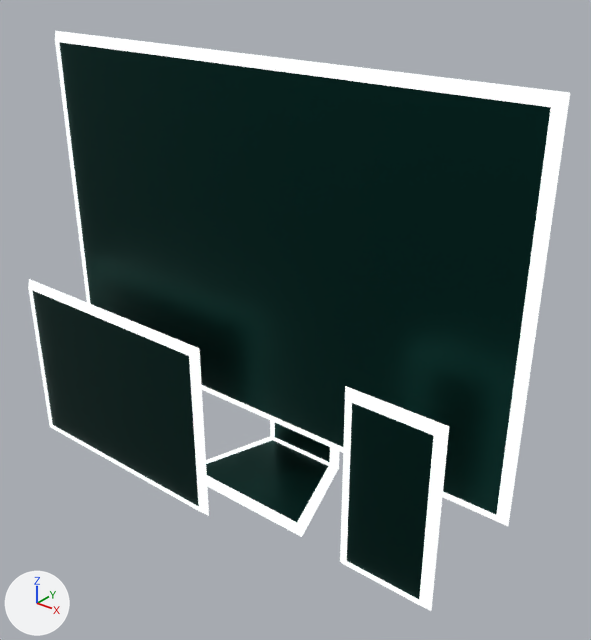
Two versions of the glTF model public/models/icon1.glb, one commit apart.
Before and after are seen from a 50 mm camera at (1.79, -2.01, 1.22) aimed at (0.08, 0.11, -0.1). Arrows for +X, +Y and +Z are at lower left; the lights stay in place. Vertices at the same position are counted once.

Objects in the first picture: 'edge', 'model'.
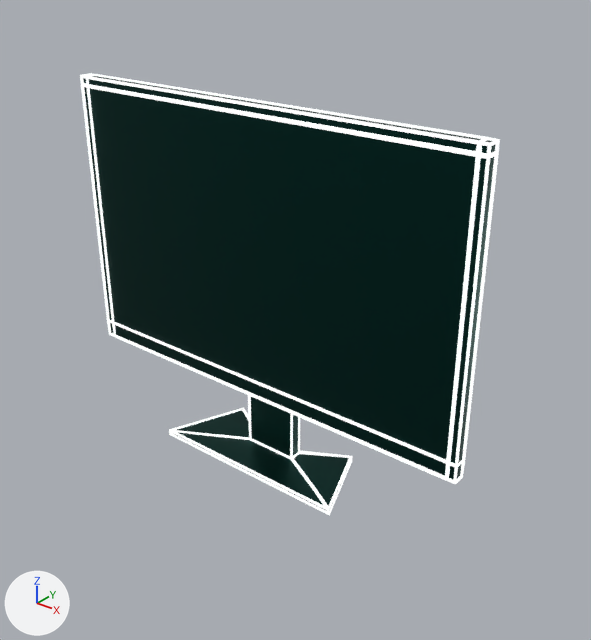
Location of each change, [x1, y1, x2, y2] in pixels of the pictures (591 x 640 px):
```json
{"object": "model", "change": "reshaped, moved", "before": [32, 42, 551, 599], "after": [83, 76, 496, 511], "on screen": "20% narrower, 22% shorter"}
{"object": "edge", "change": "reshaped, moved", "before": [28, 31, 570, 611], "after": [80, 73, 500, 516], "on screen": "22% narrower, 24% shorter"}
{"part": 1, "of": "me_plane_007", "change": "deleted", "before": [347, 403, 433, 599], "on screen": "black"}
{"part": 2, "of": "me_plane_007", "change": "deleted", "before": [32, 290, 199, 506], "on screen": "black"}
{"part": 3, "of": "me_plane_007", "change": "built on", "before": [59, 42, 551, 522], "after": [83, 76, 496, 511]}
{"part": 4, "of": "me_plane_001", "change": "rebuilt", "before": [55, 31, 570, 526], "after": [80, 73, 500, 516], "on screen": "18% narrower, 10% shorter"}
{"part": 5, "of": "me_plane_001", "change": "deleted", "before": [340, 386, 449, 611]}
{"part": 6, "of": "me_plane_001", "change": "deleted", "before": [28, 279, 209, 516]}
{"part": 7, "of": "me_plane_001", "change": "deleted", "before": [206, 421, 340, 537]}
```

The change, as JSON lines over the scene's bpy script:
```json
{"block": "me_plane_001", "where": "# used by ob_edge; location = (0.0, 0.0, 0.05)"}
{"op": "remove", "block": "me_plane_001", "code": "me_plane_001.from_pydata(...)  # 74 vertices, 152 faces; spans x -1.16..1.03, y -0.24..0.3, z -0.98..0.79"}
{"op": "add", "block": "me_plane_001", "code": "me_plane_001.from_pydata(...)  # 392 vertices, 1056 faces; spans x -0.85..0.85, y -0.1..0.22, z -0.7..0.7"}
{"block": "me_plane_001", "change": "me_plane_001 part 4: the loose piece of 16 vertices spanning x -1.03..1.03, y -0.01..0.04, z -0.56..0.79 is rebuilt with 392 vertices and now spans x -0.85..0.85, y -0.1..0.22, z -0.7..0.7"}
{"block": "me_plane_001", "change": "me_plane_001 part 5: the loose piece of 16 vertices spanning x 0.54..0.9, y -0.24..-0.19, z -0.81..-0.11 is deleted"}
{"block": "me_plane_001", "change": "me_plane_001 part 6: the loose piece of 16 vertices spanning x -1.16..-0.13, y -0.21..-0.15, z -0.98..-0.22 is deleted"}
{"block": "me_plane_001", "change": "me_plane_001 part 7"}
{"block": "me_plane_001", "change": "26 vertices are removed from x -0.32..0.32, y -0.15..0.3, z -0.9..0.24"}
{"block": "me_plane_001", "change": "56 faces are deleted"}
{"block": "me_plane_007", "where": "# used by ob_model"}
{"op": "remove", "block": "me_plane_007", "code": "me_plane_007.from_pydata(...)  # 18 vertices, 10 faces; spans x -1.13..1.0, y -0.23..0.26, z -0.95..0.76"}
{"op": "add", "block": "me_plane_007", "code": "me_plane_007.from_pydata(...)  # 64 vertices, 124 faces; spans x -0.85..0.85, y -0.1..0.21, z -0.7..0.69"}
{"block": "me_plane_007", "change": "me_plane_007 part 1: the loose piece of 4 vertices spanning x 0.57..0.88, y -0.23, z -0.79..-0.14 is deleted"}
{"block": "me_plane_007", "change": "me_plane_007 part 2: the loose piece of 4 vertices spanning x -1.13..-0.15, y -0.2, z -0.95..-0.25 is deleted"}
{"block": "me_plane_007", "change": "me_plane_007 part 3"}
{"block": "me_plane_007", "change": "10 vertices are removed from x -1.0..1.0, y -0.12..0.26, z -0.85..0.76"}
{"block": "me_plane_007", "change": "6 faces are deleted"}
{"block": "me_plane_007", "change": "59 vertices are added at x -0.85..0.85, y -0.1..0.21, z -0.7..0.69"}
{"block": "me_plane_007", "change": "5 new vertices lie (0.22, 0.0, 0.0) away from vertices in x -0.11, y 0.06, z -0.7..0.3"}
{"block": "me_plane_007", "change": "124 new faces join them"}
{"op": "set", "path": "ob_edge.location", "old": "(0.0, 0.0, 0.05)", "new": "(0.0, 0.0, 0.0)"}
{"op": "set", "path": "ob_model.location", "old": "(0.0, 0.0, 0.05)", "new": "(0.0, 0.0, 0.0)"}
```
